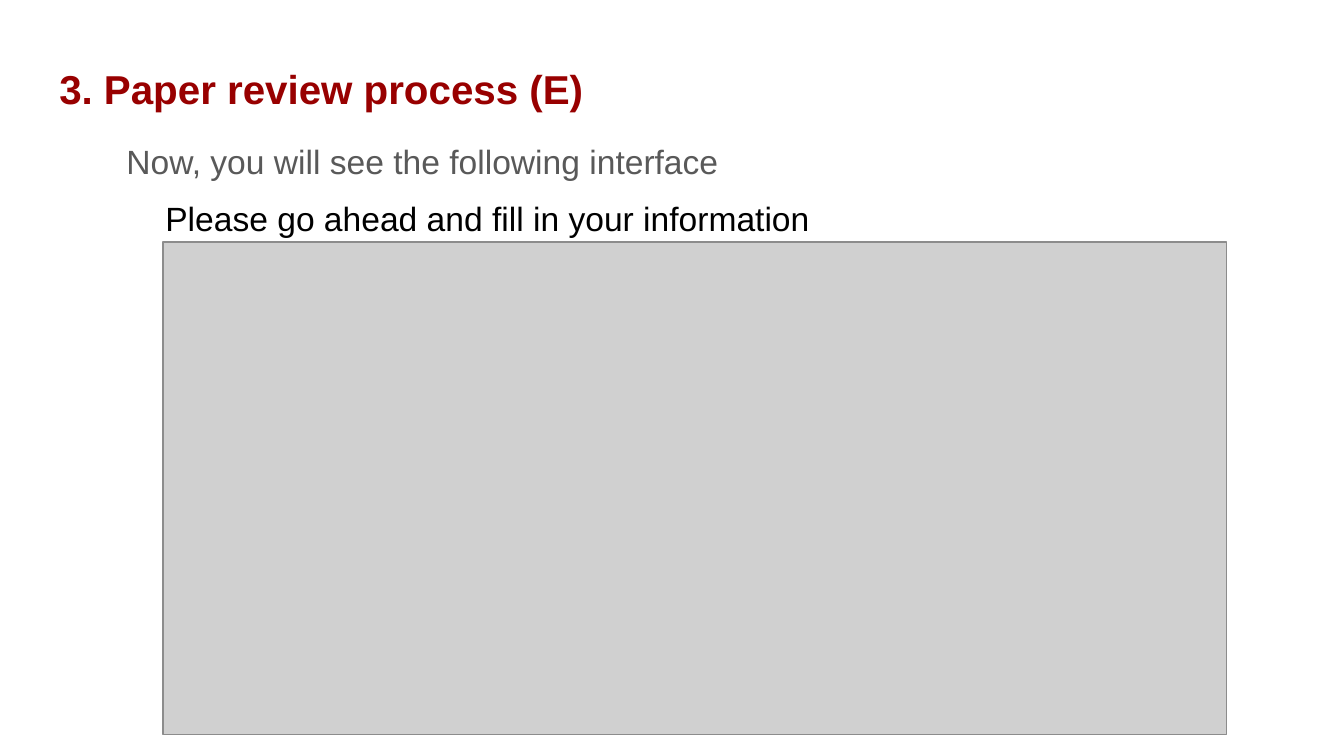
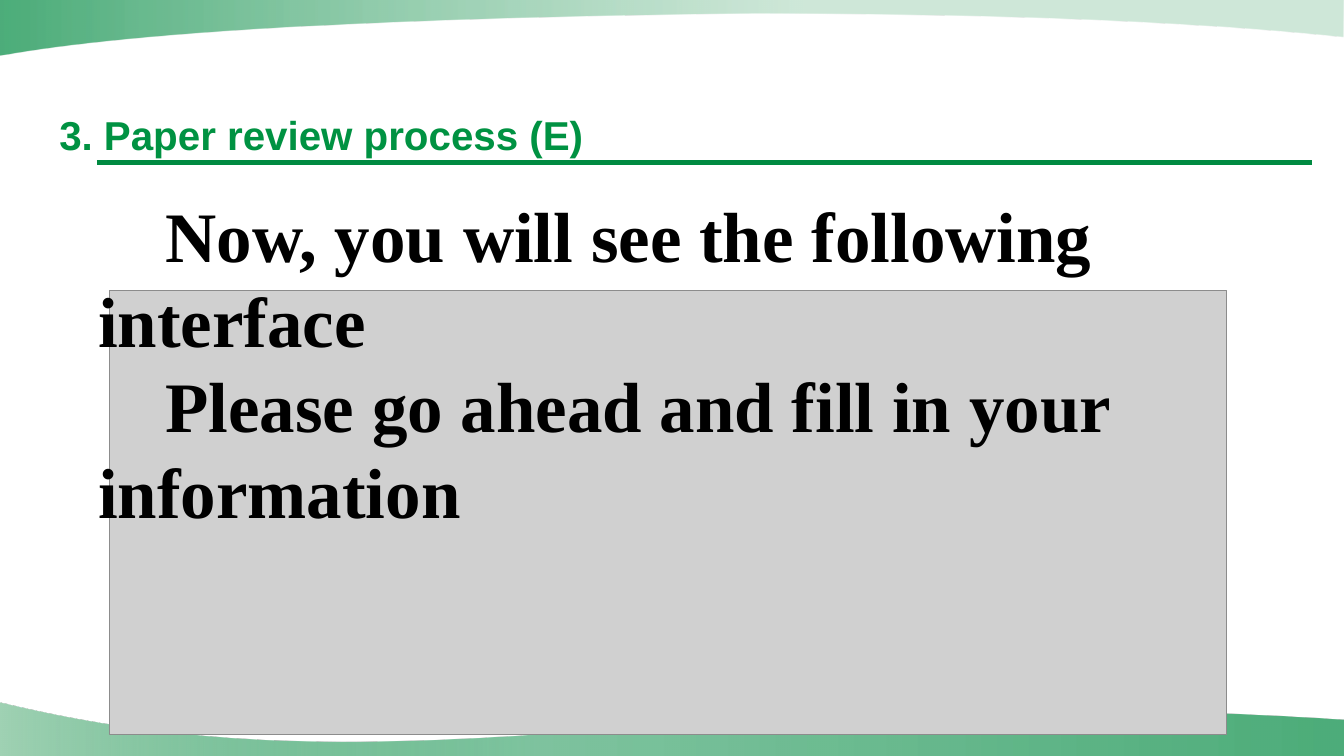
Before and after one commit to UV2026/Email-CFP, a slide deck: slide 16 of Instructions/PPT/Instructions for UV2026 Paper Review & Assignment on EasyChair (Session Chair)[UV2026].pptx. Drawn at 1344x756 pixels with LibreOffice and Linux fonts; fonts in the diff are those of the drawing; grey boxes stand for pictures; background and template pictures are left out. Boxes give left, top, right and bottom in pixels: in the first picture for what was removed or moved away, otherwise in the second. Text is boxed around its words. In the diff, an @@ line names an element or a change of style, - is before the commit and + after.

```diff
--- a/Instructions/PPT/Instructions for UV2026 Paper Review & Assignment on EasyChair (Session Chair)[UV2026].pptx
+++ b/Instructions/PPT/Instructions for UV2026 Paper Review & Assignment on EasyChair (Session Chair)[UV2026].pptx
@@ freeform shape added at (0, 0, 1343, 55), fill gradient #008A41 to #A0D2B4 @@
@@ title "3. Paper review process (E)": place and size @@
-title "3. Paper review process (E)" at (59, 74, 718, 180)
+title "3. Paper review process (E)" at (59, 120, 583, 158)
@@ title "3. Paper review process (E)" at (59, 120, 583, 158): text colour #980000 to #009242 @@
@@ title at (126, 149, 718, 180): paragraph removed @@
-Now, you will see the following interface
@@ line added from (97, 163) to (1313, 163), #008A41 2.5 pt @@
@@ text at (98, 212, 1092, 362): paragraph added @@
+Now, you will see the following interface
@@ picture: place and size @@
-picture at (163, 242, 1227, 734)
+picture at (109, 290, 1226, 735)
@@ text at (98, 382, 1111, 532): size 18 to 38 pt, font Arial to Times New Roman, bold on in "Please go ahead and fill in your ..."; line spacing 1.15 to 1 @@
@@ freeform shape added at (0, 703, 1344, 756), fill gradient #008A41 to #A0D2B4 @@
```
Also in this commit, not shown: 21 other slides changed, 7 other files.
